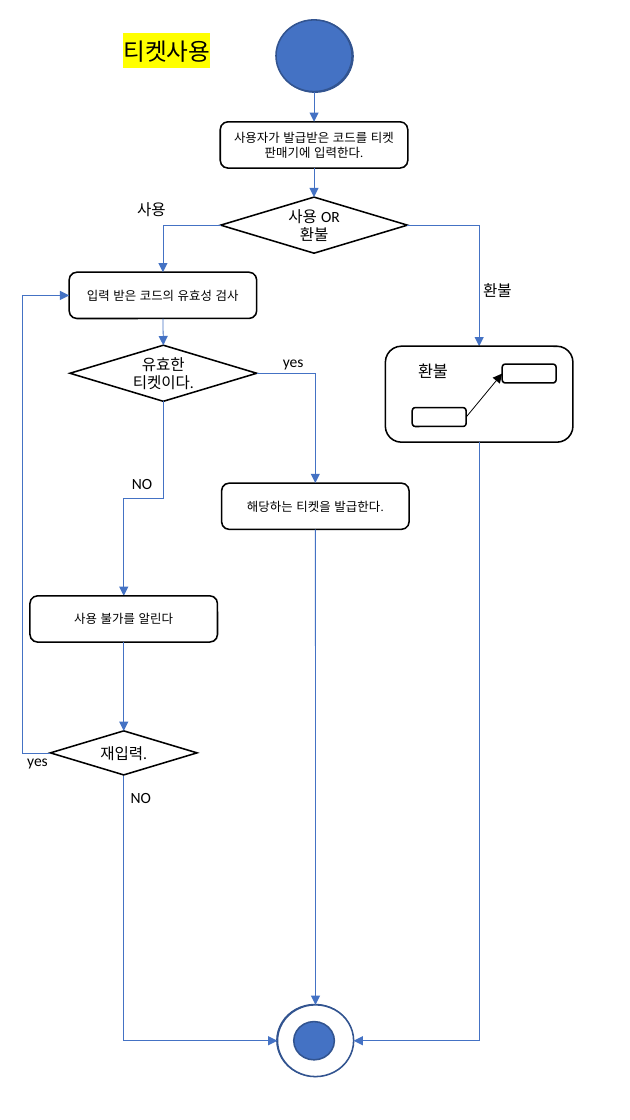
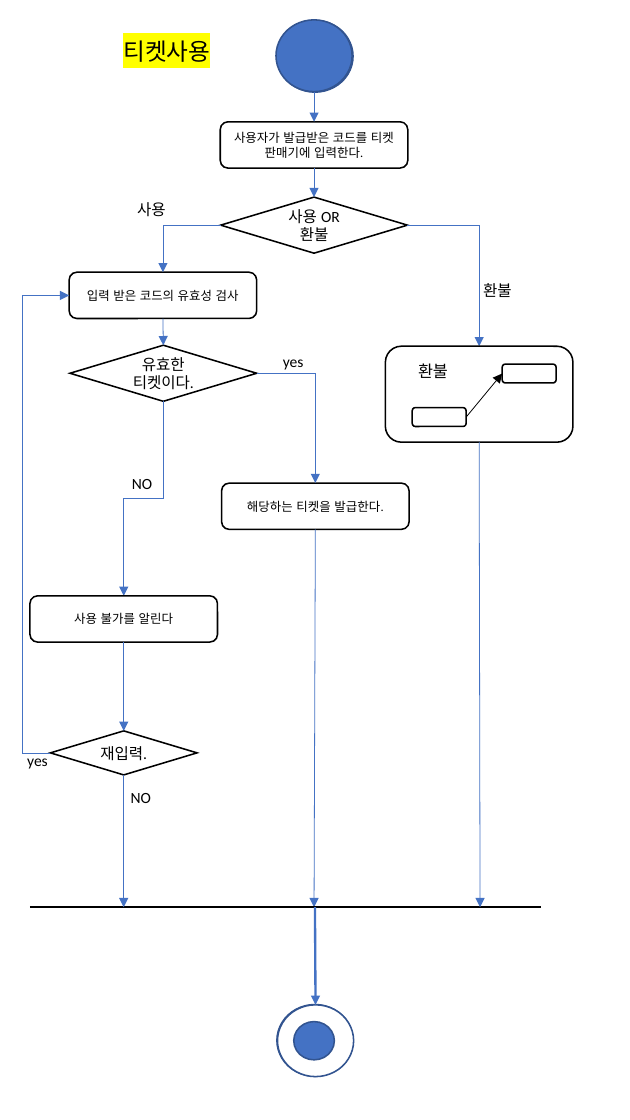
Before and after one commit to deodeok/moba, a slide deck: slide 6 of 소공 설계서/액티비티 다이어그램.pptx. Drawn at 630x1120 pixels with LibreOffice and Linux fonts; fonts in the diff are those of the drawing. Boxes give left, top, right and bottom in pixels: in the first picture for what was removed or moved away, otherwise in the second. Text is boxed around its words. In the diff, an @@ line names an element or a change of style, - is before the commit and + after.

```diff
--- a/소공 설계서/액티비티 다이어그램.pptx
+++ b/소공 설계서/액티비티 다이어그램.pptx
@@ elbow arrow removed from (480, 443) to (354, 1041) @@
@@ arrow added from (480, 443) to (481, 908), #4472C4 0.5 pt @@
@@ arrow moved from (316, 530) - (316, 1006) to (316, 530) - (314, 908) @@
@@ elbow arrow removed from (124, 776) to (278, 1041) @@
@@ arrow added from (124, 776) to (124, 908), #4472C4 0.5 pt @@
@@ line added from (30, 908) to (541, 908), #000000 1.5 pt @@
@@ arrow added from (315, 908) to (316, 1006), #4472C4 1.5 pt @@
```
Also in this commit, not shown: 2 other slides changed.
